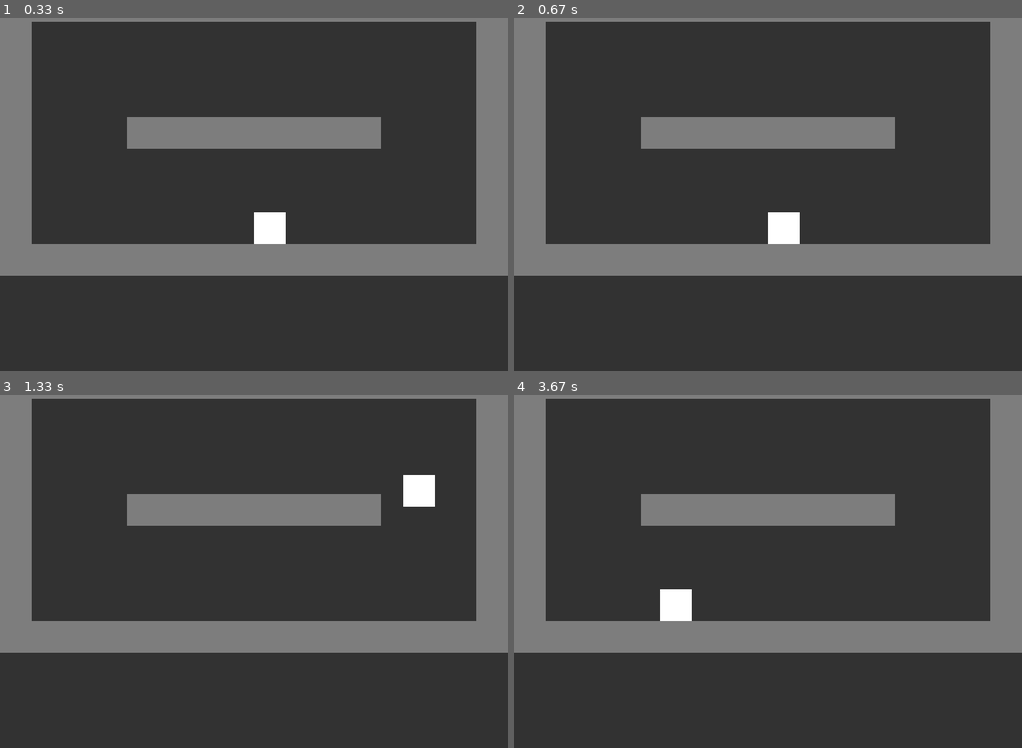
Above: before the commit, frames 1-4 (two rows, left to right).
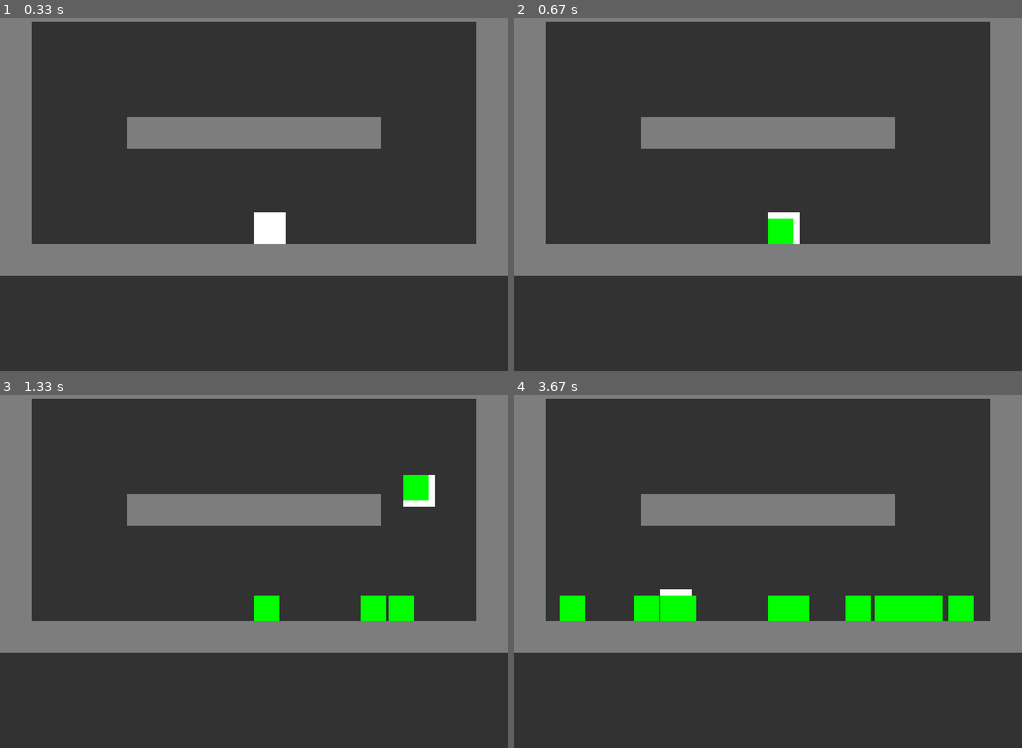
Above: after the commit, the same moments.

Repository: DJan03/ThrowTheBox_pygame
Game: pygame game, started from main.py
Same seed, same stepped clock (60 frames per second), same inputs: the game is played once before the commit and once after it.
Inputs:
- Up to frame 1 (0.33 s): no input
- Up to frame 2 (0.67 s): tap Space at 0.33 s
- Up to frame 3 (1.33 s): hold Right 0.67-1.13 s; tap Space at 0.73, 1.03, 1.23 s; hold Up from 1.17 s (still down)
- Up to frame 4 (3.67 s): release Up at 1.47 s; hold Right 1.5-1.97 s; tap Space at 1.57, 1.87, 2.07, 2.37, 2.63, 2.97, 3.27, 3.4 s; hold Left 2-2.53 s; hold Down 2.57-2.87 s; hold Left 2.9-3.3 s; hold Up from 3.33 s (still down)

Frame 1 is identical in both runs. In frame 2, 0.4% of the frame differs, in the area x 50-55%, y 56-65%; in frame 3, 1.4%; in frame 4, 3.5%, in the area x 9-91%, y 56-65%.

Commit message:
shooting with boxes

Diff:
--- a/main.py
+++ b/main.py
@@ -19,6 +19,51 @@
         self.rect.y = y
 
 
+class Box(pygame.sprite.Sprite):
+    color = (0, 255, 0)
+
+    def __init__(self, group, x, y, velocity_x, velocity_y):
+        super().__init__(group)
+
+        self.image = pygame.Surface((40, 40))
+        self.image.fill(Box.color)
+        self.rect = self.image.get_rect()
+        self.rect.x = x
+        self.rect.y = y
+
+        self.velocity_x = velocity_x
+        self.velocity_y = velocity_y
+
+    def update(self, blocks, *args):
+        self.rect.x += self.velocity_x
+
+        block_hit_list = pygame.sprite.spritecollide(self, blocks, False)
+        for block in block_hit_list:
+            if self.velocity_x > 0:
+                self.rect.right = block.rect.left
+                self.velocity_x = -abs(self.velocity_x) // 2
+            elif self.velocity_x < 0:
+                self.rect.left = block.rect.right
+                self.velocity_x = abs(self.velocity_x) // 2
+
+        self.velocity_y += GRAVITY
+        self.rect.y += self.velocity_y
+
+        block_hit_list = pygame.sprite.spritecollide(self, blocks, False)
+        for block in block_hit_list:
+            if self.velocity_y > 0:
+                self.rect.bottom = block.rect.top
+                self.velocity_x = self.velocity_x // 2
+                self.velocity_y = -abs(self.velocity_x) // 2
+            elif self.velocity_y < 0:
+                self.rect.top = block.rect.bottom
+                self.velocity_x = self.velocity_x // 2
+                self.velocity_y = self.velocity_x // 2
+
+        if abs(self.velocity_x) <= 2:
+            self.velocity_x = 0
+
+
 class Player(pygame.sprite.Sprite):
     def __init__(self, group: pygame.sprite.Group, image: pygame.Surface, left, right, up, down, use):
         super().__init__(group)
@@ -61,7 +106,7 @@
                     self.keys[key] = False
                     break
 
-    def update(self, blocks):
+    def update(self, blocks, boxes):
         # change velocity
         if self.keys[self.LEFT] and self.keys[self.RIGHT]:
             self.velocity_x = 0
@@ -86,6 +131,11 @@
                 self.impulse_x -= 2
             else:
                 self.impulse_x += 2
+        # drop boxes
+        if self.keys[self.USE]:
+            self.keys[self.USE] = False
+            boxes.append(Box(self.groups()[0], self.rect.x, self.rect.y, self.velocity_x * 7, self.velocity_y))
+
 
         # apply veloticy
         self.rect.x += self.velocity_x + self.impulse_x
@@ -142,6 +192,8 @@
 
     player = Player(sprite_group, square, pygame.K_LEFT, pygame.K_RIGHT, pygame.K_UP, pygame.K_DOWN, pygame.K_SPACE)
 
+    boxes = []
+
     blocks = []
     blocks.append(Block(sprite_group, 0, 0, WIDTH, 50))             #top
     blocks.append(Block(sprite_group, 0, 400, WIDTH, 50))           # bot
@@ -160,7 +212,7 @@
 
         screen.fill((50, 50, 50))
 
-        sprite_group.update(blocks)
+        sprite_group.update(blocks, boxes)
         sprite_group.draw(screen)
         pygame.display.flip()
         clock.tick(FPS)
